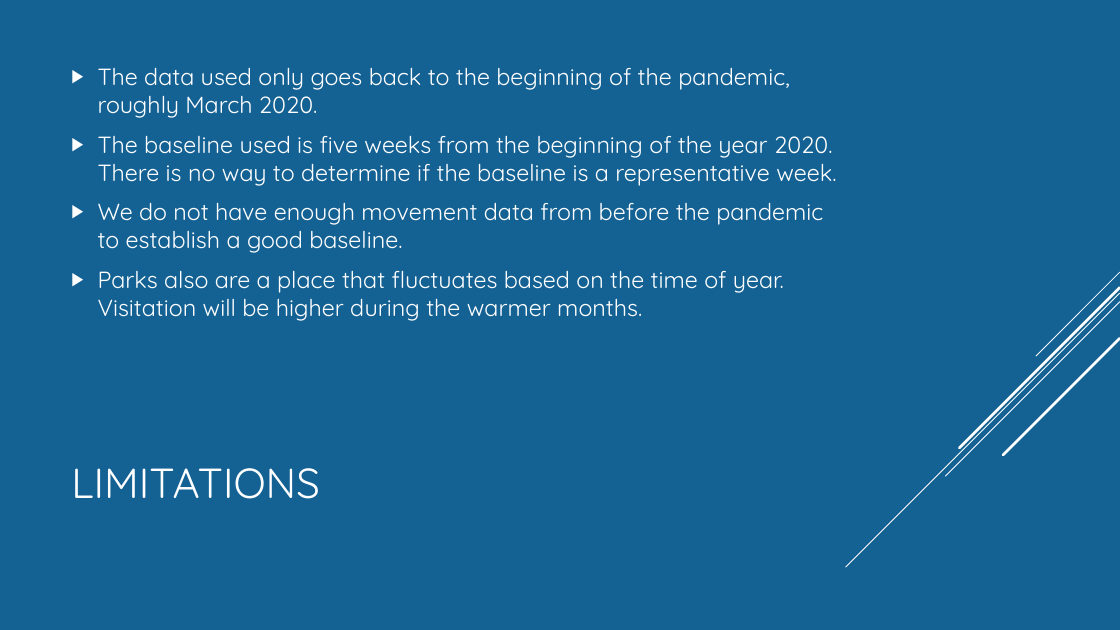
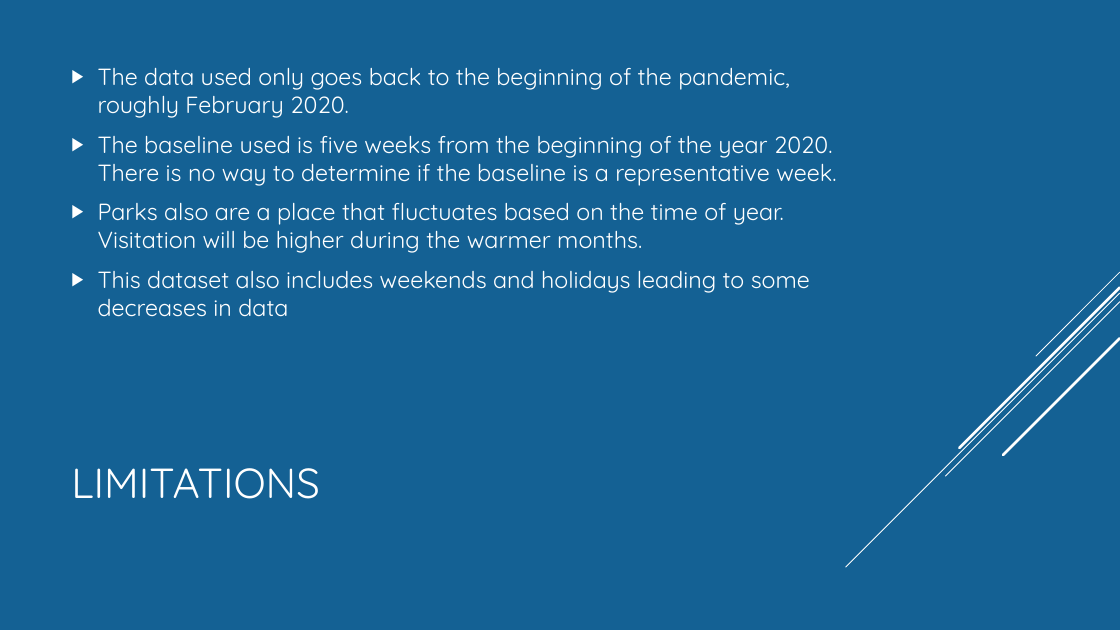
Before and after one commit to Munseaux/Pandemic-Movement, a slide deck: slide 4 of presentation.pptx. Drawn at 1120x630 pixels with LibreOffice and Linux fonts; fonts in the diff are those of the drawing. Boxes give left, top, right and bottom in pixels: in the first picture for what was removed or moved away, otherwise in the second. Text is boxed around its words. In the diff, an @@ line names an element or a change of style, - is before the commit and + after.

```diff
--- a/presentation.pptx
+++ b/presentation.pptx
@@ text at bbox=[98, 67, 790, 118]: text changed @@
-▶ The data used only goes back to the beginning of the pandemic, roughly March 2020.
+▶ The data used only goes back to the beginning of the pandemic, roughly February 2020.
@@ text at bbox=[98, 202, 823, 253]: paragraph removed @@
-▶ We do not have enough movement data from before the pandemic to establish a good baseline.
@@ text at bbox=[98, 270, 810, 317]: paragraph added @@
+▶ This dataset also includes weekends and holidays leading to some decreases in data
```
Also in this commit, not shown: 5 other slides changed, 6 slides added, 1 slide removed.
